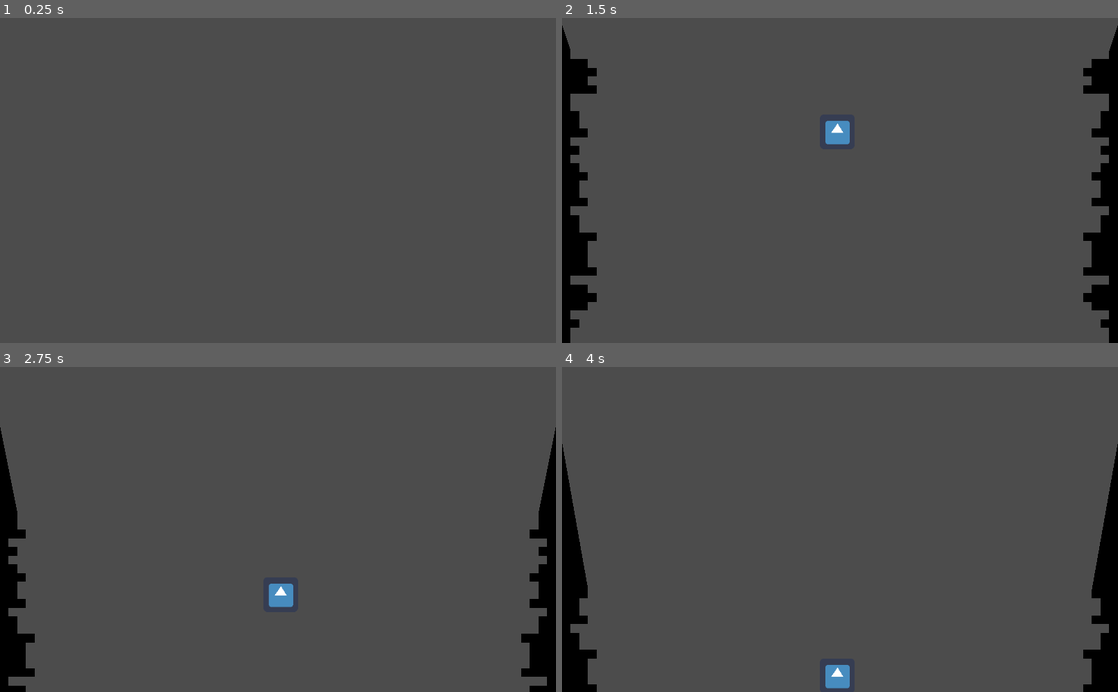
Above: before the commit, frames 1-4 (two rows, left to right).
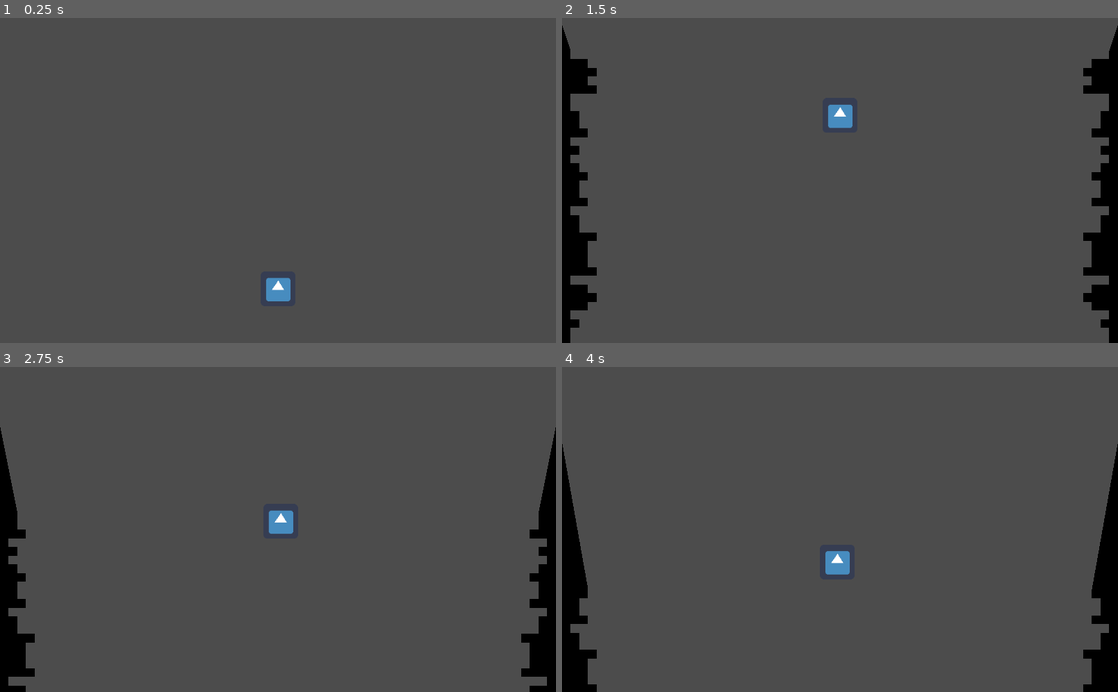
Above: after the commit, the same moments.

Repository: ClarkThyLord/Wild-Fishing
Game: Godot game, scene res://src/scenes/level/level.tscn
Same seed, same stepped clock (60 frames per second), same inputs: the game is played once before the commit and once after it. The engine's default icon, where the game draws it, is replaced by a stand-in: a white triangle on a blue panel in a dark square.
Inputs:
- Up to frame 1 (0.25 s): no input
- Up to frame 2 (1.5 s): tap Enter at 0.5 s; hold D (game_move_right) 0.53-1.28 s; tap Space (game_start) at 0.6, 1.35 s; hold A (game_move_left) from 1.28 s (still down)
- Up to frame 3 (2.75 s): release A (game_move_left) at 2.03 s; hold D (game_move_right) from 2.03 s (still down); tap Space (game_start) at 2.1 s
- Up to frame 4 (4 s): tap Space (game_start) at 2.85, 3.6 s; release D (game_move_right) at 3.53 s; hold A (game_move_left) from 3.53 s (still down)

The runs differ from the first frame. In frame 1, 0.3% of the frame differs, in the area x 47-53%, y 79-88%; in frame 2, 0.5%; in frame 3, 0.6%, in the area x 48-53%, y 44-74%; in frame 4, 0.6%.

Commit message:
Different GameStates to Level

Diff:
--- a/src/scenes/level/hook/hook.gd
+++ b/src/scenes/level/hook/hook.gd
@@ -3,7 +3,14 @@
 
 
 
+## Signals
+signal hit
+
+
+
 ## Exported Variable
+export var playing := false
+
 export(float, 0.0, 1_000.0) var speed := 300.0
 
 
@@ -14,6 +21,9 @@
 
 
 func _process(delta : float) -> void:
+	if not playing:
+		return
+
 	var direction := Vector2.ZERO
 
 	if Input.is_action_pressed("game_move_left"):
@@ -27,4 +37,4 @@
 
 ## Private Methods
 func _on_body_entered(body : PhysicsBody2D) -> void:
-	print(body)
+	emit_signal("hit")
--- a/src/scenes/level/level.gd
+++ b/src/scenes/level/level.gd
@@ -8,6 +8,12 @@
 	BAY,
 }
 
+enum GameStates {
+	IDLE,
+	FISHING,
+	REELING,
+}
+
 
 
 ## Exported Variables
@@ -16,7 +22,7 @@
 
 
 ## Private Variables
-var _playing := false
+var _game_state : int = GameStates.IDLE
 
 var _depth := -1.0
 
@@ -33,13 +39,15 @@
 ## OnReady Variables
 onready var animation_player : AnimationPlayer = get_node("AnimationPlayer")
 
+onready var hook := get_node("Hook")
+
 onready var objects : Node2D = get_node("Objects")
 
 onready var walls : Node2D = get_node("Walls")
 
-onready var wall_left : Polygon2D = get_node("Walls/WallLeft")
+onready var wall_left := get_node("Walls/WallLeft")
 
-onready var wall_right : Polygon2D = get_node("Walls/WallRight")
+onready var wall_right := get_node("Walls/WallRight")
 
 
 
@@ -54,11 +62,21 @@
 	if Input.is_action_just_released("game_start"):
 		animation_player.play("Start")
 		yield(animation_player, "animation_finished")
-		_playing = true
+		_game_state = GameStates.FISHING
+		hook.playing = true
 
-	if _playing:
+	if _game_state == GameStates.FISHING:
 		wall_left.step += 6 * delta
 		wall_right.step += 6 * delta
+	elif _game_state == GameStates.REELING:
+		wall_left.step += -6 * delta
+		wall_right.step += -6 * delta
+
+		if wall_left.step < 3:
+			_game_state = GameStates.IDLE
+			hook.playing = false
+			animation_player.play("Stop")
+			yield(animation_player, "animation_finished")
 
 
 
@@ -84,3 +102,11 @@
 		steps.append(_wall_height_min + randi() % _wall_height_max)
 	wall_left.steps = steps
 	wall_right.steps = steps
+
+
+func _on_Hook_hit():
+	_game_state = GameStates.REELING
+	hook.playing = false
+	animation_player.play("Reeling")
+	yield(animation_player, "animation_finished")
+	hook.playing = true
--- a/src/scenes/level/level.tscn
+++ b/src/scenes/level/level.tscn
@@ -28,7 +28,7 @@
 "times": PoolRealArray( 0 ),
 "transitions": PoolRealArray( 1 ),
 "update": 0,
-"values": [ Vector2( 512, 150 ) ]
+"values": [ Vector2( 512, -150 ) ]
 }
 
 [sub_resource type="Animation" id=2]
@@ -58,6 +58,33 @@
 "values": [ Vector2( 512, 150 ) ]
 }
 
+[sub_resource type="Animation" id=4]
+resource_name = "Reeling"
+tracks/0/type = "value"
+tracks/0/path = NodePath("Camera2D:position")
+tracks/0/interp = 1
+tracks/0/loop_wrap = true
+tracks/0/imported = false
+tracks/0/enabled = true
+tracks/0/keys = {
+"times": PoolRealArray( 0 ),
+"transitions": PoolRealArray( 1 ),
+"update": 0,
+"values": [ Vector2( 512, 300 ) ]
+}
+tracks/1/type = "value"
+tracks/1/path = NodePath("Hook:position")
+tracks/1/interp = 1
+tracks/1/loop_wrap = true
+tracks/1/imported = false
+tracks/1/enabled = true
+tracks/1/keys = {
+"times": PoolRealArray( 0, 1 ),
+"transitions": PoolRealArray( 1, 1 ),
+"update": 0,
+"values": [ Vector2( 512, 150 ), Vector2( 512, 450 ) ]
+}
+
 [sub_resource type="Animation" id=3]
 resource_name = "Start"
 tracks/0/type = "value"
@@ -79,10 +106,37 @@
 tracks/1/imported = false
 tracks/1/enabled = true
 tracks/1/keys = {
-"times": PoolRealArray( 0 ),
+"times": PoolRealArray( 0, 1 ),
+"transitions": PoolRealArray( 1, 1 ),
+"update": 0,
+"values": [ Vector2( 512, -150 ), Vector2( 512, 150 ) ]
+}
+
+[sub_resource type="Animation" id=5]
+resource_name = "Stop"
+tracks/0/type = "value"
+tracks/0/path = NodePath("Camera2D:position")
+tracks/0/interp = 1
+tracks/0/loop_wrap = true
+tracks/0/imported = false
+tracks/0/enabled = true
+tracks/0/keys = {
+"times": PoolRealArray( 0, 1 ),
+"transitions": PoolRealArray( 1, 1 ),
+"update": 0,
+"values": [ Vector2( 512, 300 ), Vector2( 512, -350 ) ]
+}
+tracks/1/type = "value"
+tracks/1/path = NodePath("Hook:position")
+tracks/1/interp = 1
+tracks/1/loop_wrap = true
+tracks/1/imported = false
+tracks/1/enabled = true
+tracks/1/keys = {
+"times": PoolRealArray( 1 ),
 "transitions": PoolRealArray( 1 ),
-"update": 0,
-"values": [ Vector2( 512, 150 ) ]
+"update": 3,
+"values": [ Vector2( 512, -150 ) ]
 }
 
 [node name="Level" type="Node2D"]
@@ -92,7 +146,11 @@
 autoplay = "Idle"
 anims/Idle = SubResource( 1 )
 anims/RESET = SubResource( 2 )
+anims/Reeling = SubResource( 4 )
 anims/Start = SubResource( 3 )
+anims/Stop = SubResource( 5 )
+
+[node name="Hook" parent="." instance=ExtResource( 3 )]
 
 [node name="Objects" type="Node2D" parent="."]
 
@@ -108,4 +166,4 @@
 position = Vector2( 512, -300 )
 current = true
 
-[node name="Hook" parent="." instance=ExtResource( 3 )]
+[connection signal="hit" from="Hook" to="." method="_on_Hook_hit"]
Not shown: 1 places in src/scenes/level/level.tscn that only renumber resources
